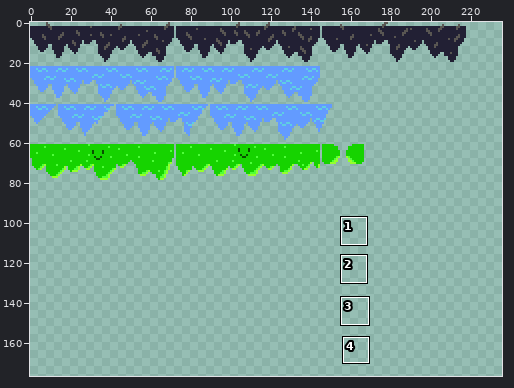
Edited in one commit: sprite sheet (Textures/Liquid_sprites.png). The picture above shows the old version from afar; the outline marks the close-up.
Close-up. Before the edit:
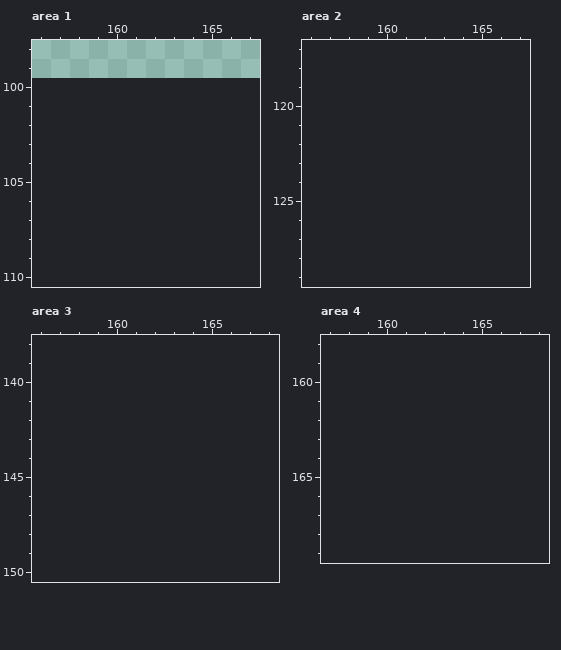
The file is 218x100 pixels. Shown: area 1: x 156..167, y 98..110; area 2: x 156..167, y 117..129; area 3: x 156..168, y 138..150; area 4: x 157..168, y 158..169. The old version is drawn lined up with the new one, on the new canvas. The wide view leaves out empty margins. The commit also changed other parts of the picture, which this record leaves out.
Now the later version:
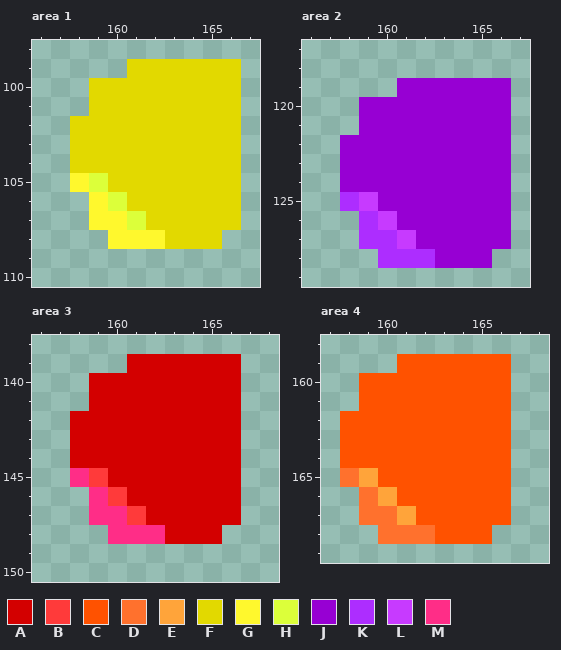
Palette (. is transparent): A #d30000  B #ff3a3a  C #ff5200  D #ff712d  E #ffa43a  F #e2d900  G #fff82d  H #dcff3a  J #9700d3  K #ad2dff  L #c73aff  M #ff2d87
Diff:
canvas 218x100 -> 237x177
Area 1:
y 99: x 161..166 ...... -> FFFFFF
y 100..101: x 159..166 ........ -> FFFFFFFF
y 102..104: x 158..166 ......... -> FFFFFFFFF
y 105: x 158..166 ......... -> GHFFFFFFF
y 106: x 159..166 ........ -> GHFFFFFF
y 107: x 159..166 ........ -> GGHFFFFF
y 108: x 160..165 ...... -> GGGFFF
Area 2:
y 119: x 161..166 ...... -> JJJJJJ
y 120..121: x 159..166 ........ -> JJJJJJJJ
y 122..124: x 158..166 ......... -> JJJJJJJJJ
y 125: x 158..166 ......... -> KLJJJJJJJ
y 126: x 159..166 ........ -> KLJJJJJJ
y 127: x 159..166 ........ -> KKLJJJJJ
y 128: x 160..165 ...... -> KKKJJJ
Area 3:
y 139: x 161..166 ...... -> AAAAAA
y 140..141: x 159..166 ........ -> AAAAAAAA
y 142..144: x 158..166 ......... -> AAAAAAAAA
y 145: x 158..166 ......... -> MBAAAAAAA
y 146: x 159..166 ........ -> MBAAAAAA
y 147: x 159..166 ........ -> MMBAAAAA
y 148: x 160..165 ...... -> MMMAAA
Area 4:
y 159: x 161..166 ...... -> CCCCCC
y 160..161: x 159..166 ........ -> CCCCCCCC
y 162..164: x 158..166 ......... -> CCCCCCCCC
y 165: x 158..166 ......... -> DECCCCCCC
y 166: x 159..166 ........ -> DECCCCCC
y 167: x 159..166 ........ -> DDECCCCC
y 168: x 160..165 ...... -> DDDCCC
